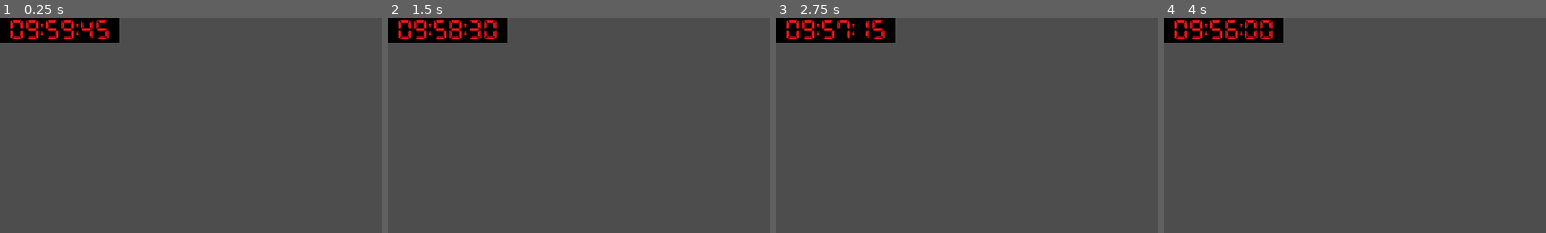
Above: before the commit, frames 1-4 (left to right).
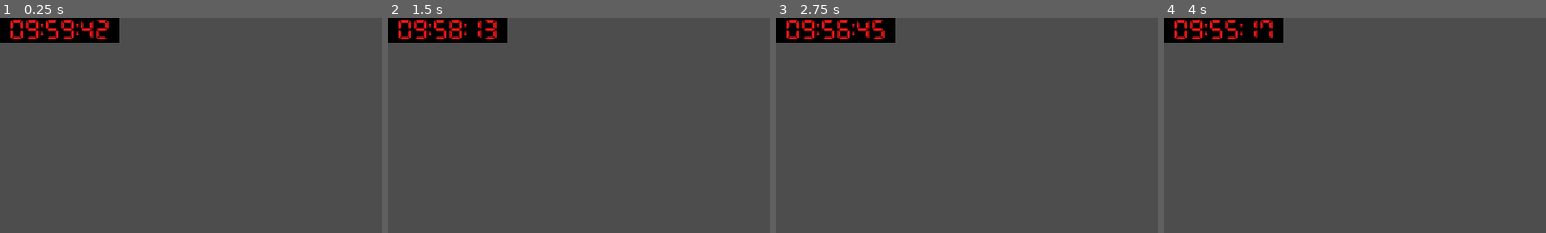
Above: after the commit, the same moments.

Repository: Jelleas/gmtk-2026
Game: Godot game, scene res://src/clock/clock.tscn
Two runs of this game, one before a commit and one after it. Both use one fixed random seed, a clock stepped at 60 frames per second and the inputs below. This scene is started directly instead of the project's main scene.
Inputs:
- Up to frame 1 (0.25 s): no input
- Up to frame 2 (1.5 s): tap Enter at 0.5 s; tap Space at 1.25 s
- Up to frame 3 (2.75 s): tap Enter at 2 s
- Up to frame 4 (4 s): tap Space at 3.5 s
The pictures show only the part of the screen within x 0-50%, y 0-50%; the shares and areas given below are measured in that part.

The runs differ from the first frame. In frame 1, 0.1% of the frame differs, in the area x 25-29%, y 1-10%; in frame 2, 0.2%; in frame 3, 0.2%, in the area x 16-25%, y 1-10%; in frame 4, 0.2%.

Commit message:
neg multi

Diff:
--- a/src/clock/clock.gd
+++ b/src/clock/clock.gd
@@ -15,7 +15,7 @@
 		return
 
 	realtime += delta
-	time -= delta * 60
+	time -= delta * 60 * negative_multiplier()
 
 	if time <= 0:
 		EventBus.day_ended.emit(realtime)
@@ -33,3 +33,7 @@
 	var minutes := (total / 60) % 60
 	var secs := total % 60
 	return "%02d:%02d:%02d" % [hours, minutes, secs]
+
+func negative_multiplier():
+	var hours = 8 - (time / 3600)
+	return 1 / exp(hours / (10 - hours))
